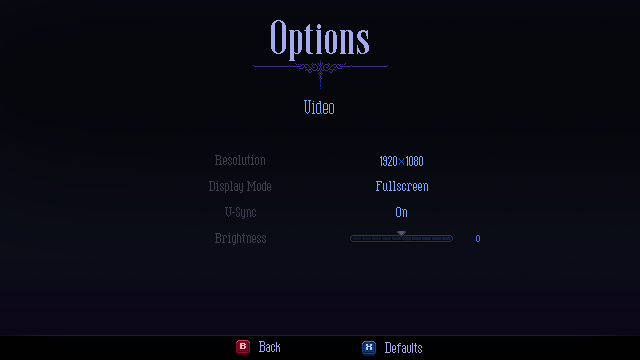
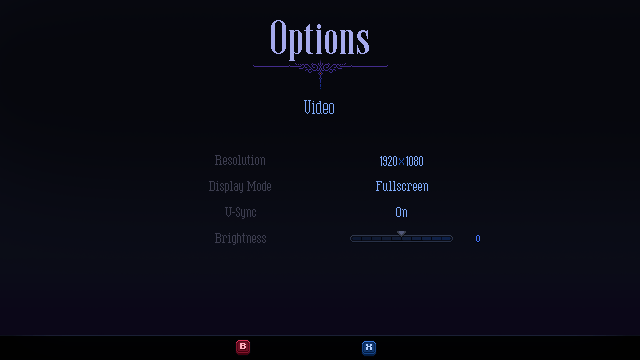
Revision of a layered 640x360 image; what changed, layer by layer:
renamed "bg_temp" to "header", moved it above "resolution", painted on it over [259, 341, 422, 353]
removed layer "back_xbox_0" (in "back") from group "back" over [259, 341, 280, 352]
renamed "resolution_value_1920x1080" to "back_xbox_1", hid it, moved it into group "back", painted on it over [259, 341, 422, 353]
renamed "resolution_value_1600x900" to "back_xbox_0", showed it, moved it into group "back", painted on it over [259, 341, 422, 353]
painted on "defaults_xbox_0" over [385, 342, 422, 353]
renamed "header" to "bg_temp", moved it below "footer", painted on it over [259, 341, 422, 353]